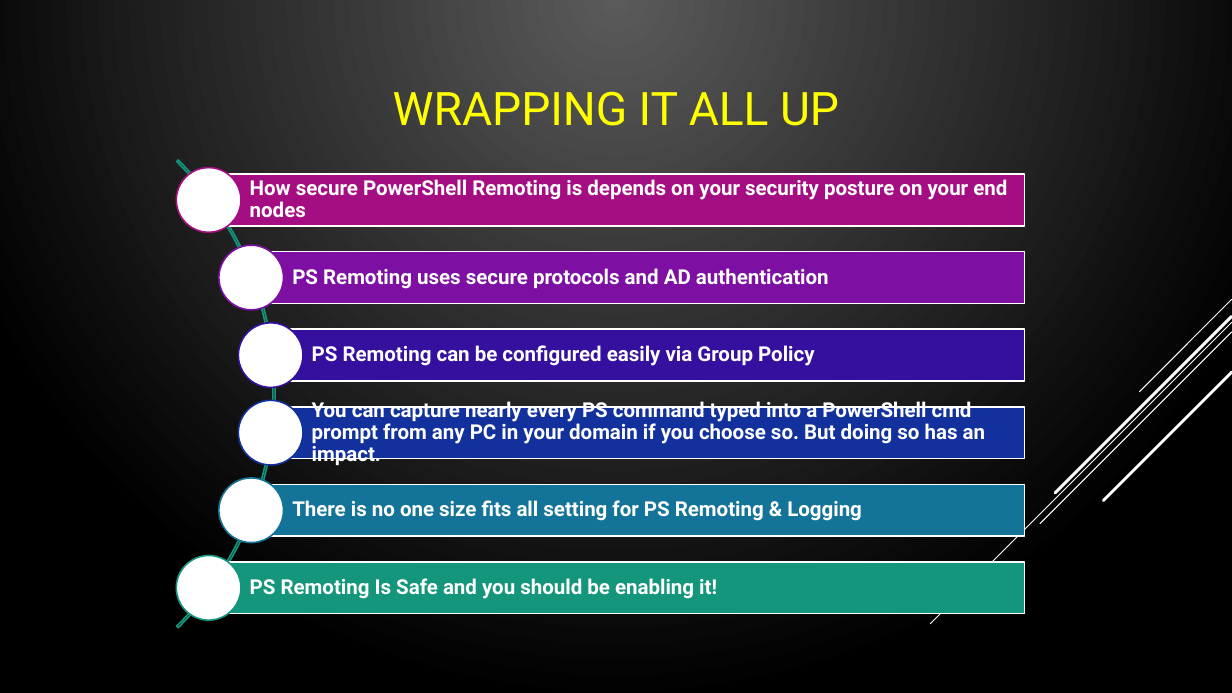
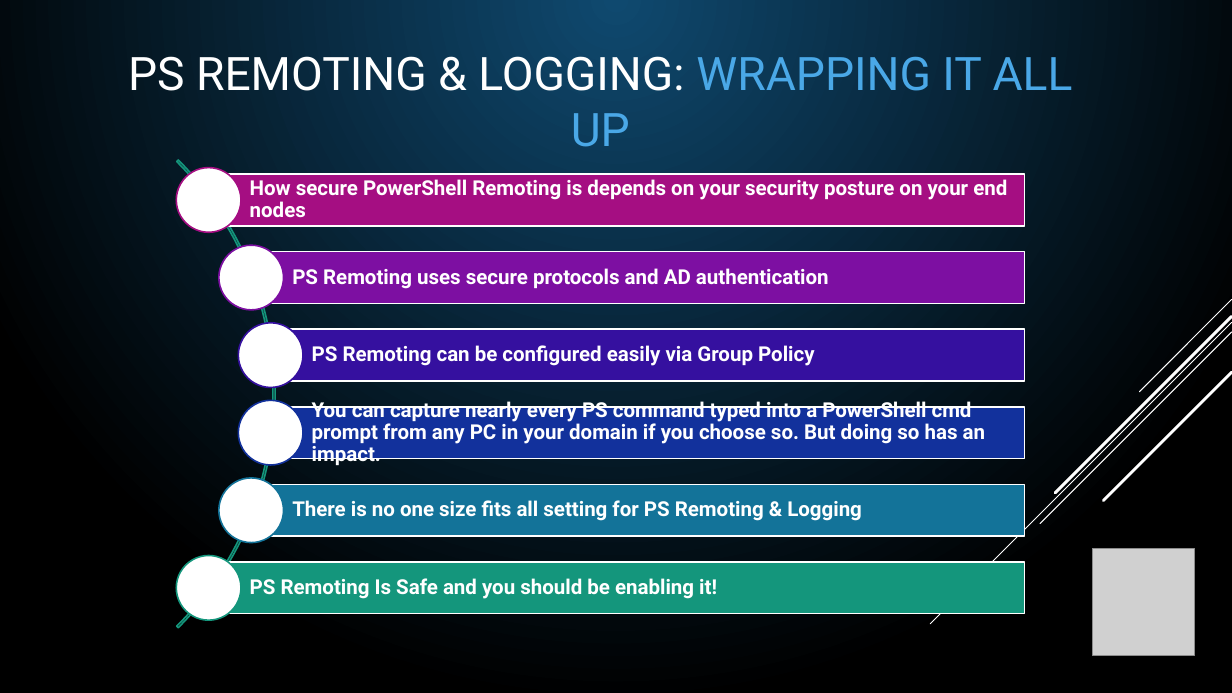
Before and after one commit to compwiz32/Presentations, a slide deck: slide 43 of 2019-08 PowerShell Chattanooga/PSRemoting - From 0 to Lockdown.pptx (slide 41 before the commit). Drawn at 1232x693 pixels with LibreOffice and Linux fonts; fonts in the diff are those of the drawing; grey boxes stand for pictures. Boxes give left, top, right and bottom in pixels: in the first picture for what was removed or moved away, otherwise in the second. Text is boxed around its words. In the diff, an @@ line names an element or a change of style, - is before the commit and + after.

Commit message:
change color theme and add PSSaturday Logos

```diff
--- a/2019-08 PowerShell Chattanooga/PSRemoting - From 0 to Lockdown.pptx
+++ b/2019-08 PowerShell Chattanooga/PSRemoting - From 0 to Lockdown.pptx
@@ background gradient #5B5B5B to #000000 to gradient #0F496F to #000000 @@
@@ title at [128, 56, 1073, 147]: text changed; text colour #FFFF00 to #FFFFFF @@
-WRAPPING IT ALL UP
+PS REMOTING & LOGGING: WRAPPING IT ALL UP
@@ picture added at [1092, 549, 1195, 656] @@
```
Also in this commit, not shown: 40 other slides changed, 3 slides added, 1 slide removed.
